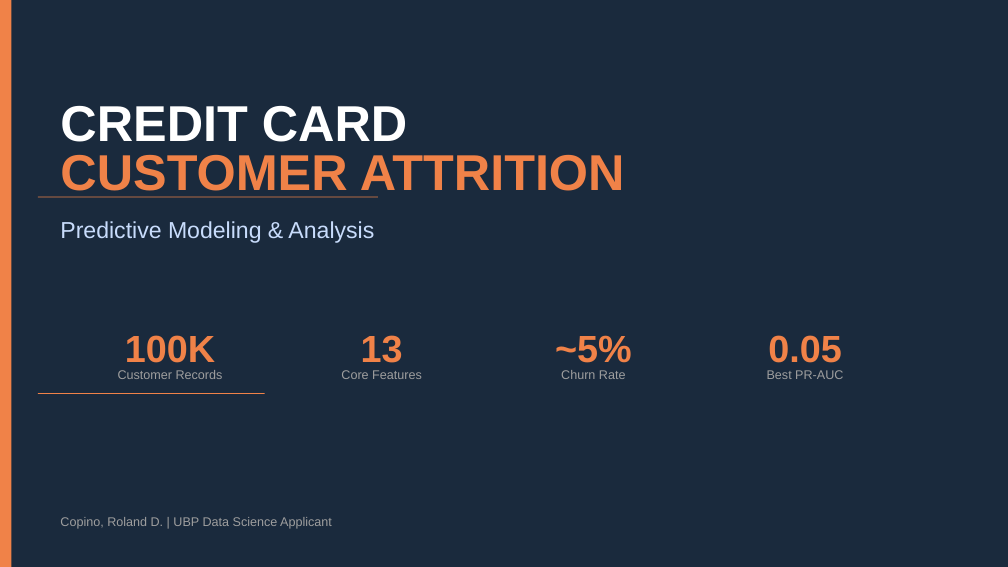
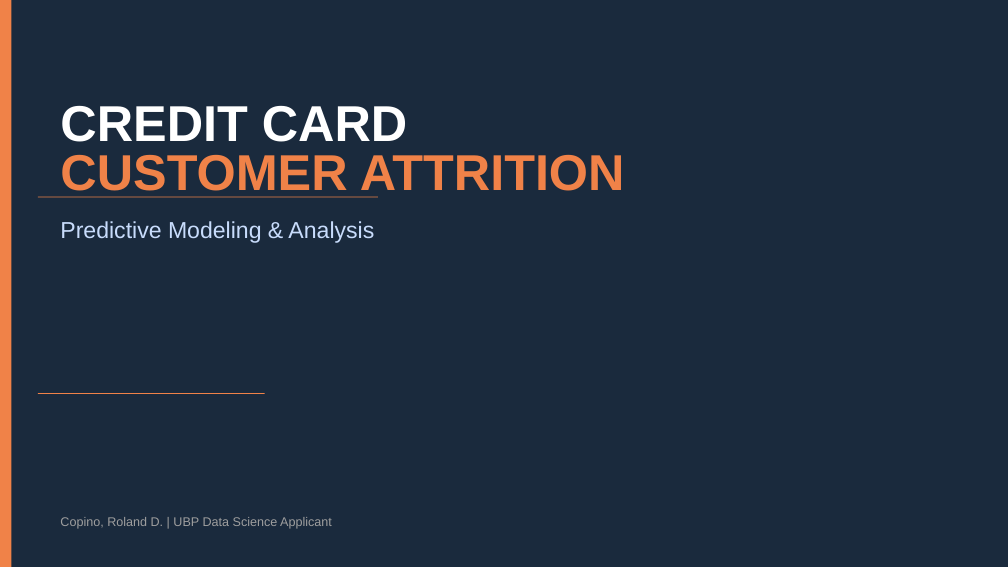
Before and after one commit to mind-wanderer00/ubp-attrition-api, a slide deck: slide 1 of presentation docs/Copino_UBP_Presentation_Final.pptx. Drawn at 1008x567 pixels with LibreOffice and Linux fonts; fonts in the diff are those of the drawing. Boxes give left, top, right and bottom in pixels: in the first picture for what was removed or moved away, otherwise in the second. Text is boxed around its words. In the diff, an @@ line names an element or a change of style, - is before the commit and + after.

```diff
--- a/presentation docs/Copino_UBP_Presentation_Final.pptx
+++ b/presentation docs/Copino_UBP_Presentation_Final.pptx
@@ text removed at [125, 335, 215, 363] @@
-100K
@@ text removed at [361, 335, 403, 363] @@
-13
@@ text removed at [555, 335, 632, 363] @@
-~5%
@@ text removed at [768, 335, 842, 363] @@
-0.05
@@ text removed at [118, 370, 223, 379] @@
-Customer Records
@@ text removed at [341, 370, 422, 379] @@
-Core Features
@@ text removed at [561, 370, 626, 379] @@
-Churn Rate
@@ text removed at [767, 370, 843, 379] @@
-Best PR-AUC
```
Also in this commit, not shown: 3 other slides changed, 3 other files.
